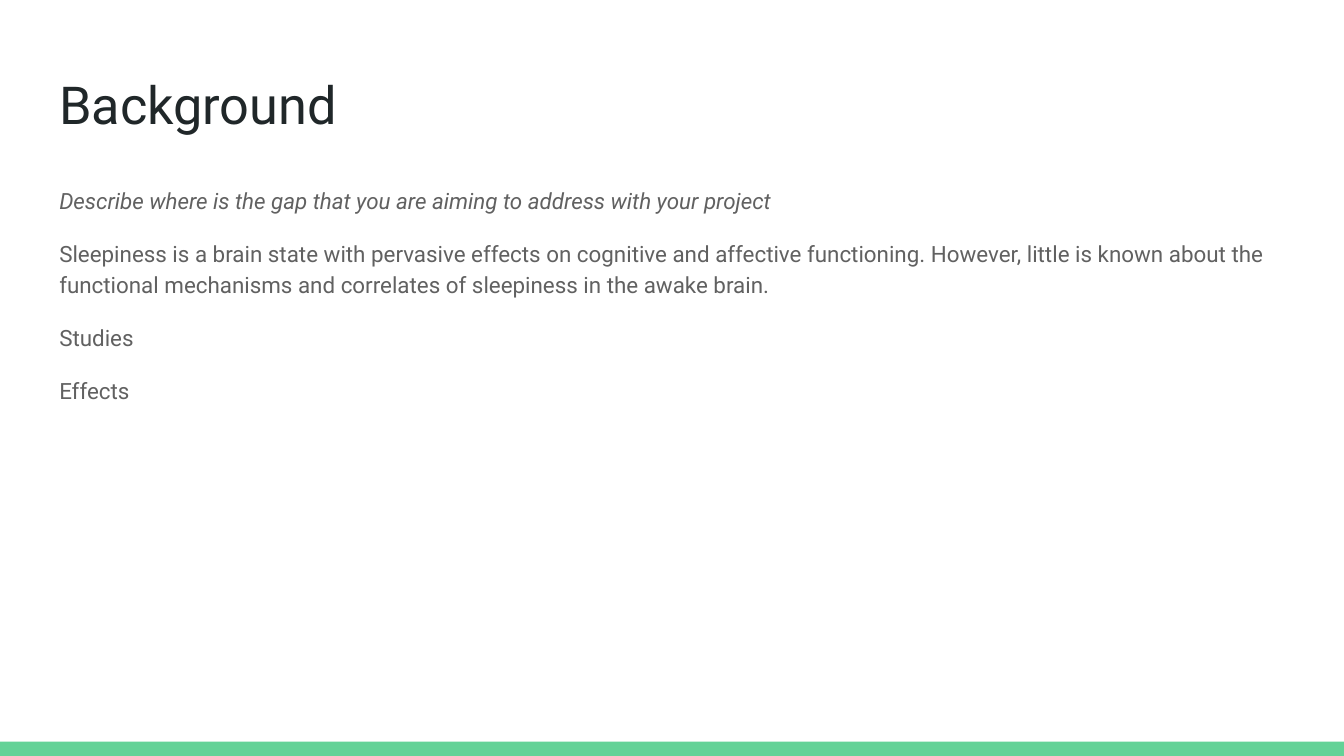
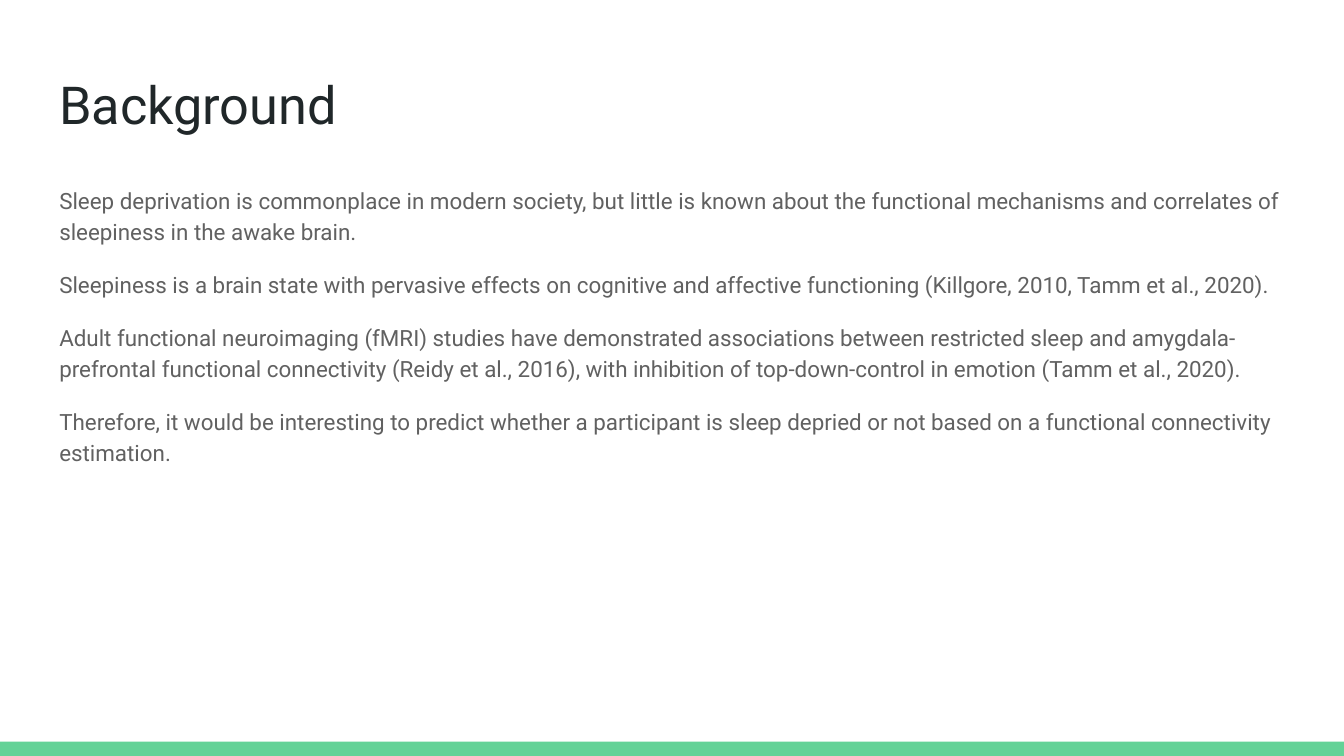
Before and after one commit to brainhack-school2023/perrin_project, a slide deck: slide 2 of docs/Project_pitch_template_Perrin.odp. Drawn at 1344x756 pixels with LibreOffice and Linux fonts; fonts in the diff are those of the drawing. Boxes give left, top, right and bottom in pixels: in the first picture for what was removed or moved away, otherwise in the second. Text is boxed around its words. In the diff, an @@ line names an element or a change of style, - is before the commit and + after.

Commit message:
Update project pitch and resources

```diff
--- a/docs/Project_pitch_template_Perrin.odp
+++ b/docs/Project_pitch_template_Perrin.odp
@@ text at bbox=[59, 192, 1279, 461]: text changed @@
-Describe where is the gap that you are aiming to address with your project
-Sleepiness is a brain state with pervasive effects on cognitive and affective functioning. However, little is known about the functional mechanisms and correlates of sleepiness in the awake brain.
-Studies
-Effects
+Sleep deprivation is commonplace in modern society, but little is known about the functional mechanisms and correlates of sleepiness in the awake brain.
+Sleepiness is a brain state with pervasive effects on cognitive and affective functioning (Killgore, 2010, Tamm et al., 2020).
+Adult functional neuroimaging (fMRI) studies have demonstrated associations between restricted sleep and amygdala-prefrontal functional connectivity (Reidy et al., 2016), with inhibition of top-down-control in emotion (Tamm et al., 2020).
+Therefore, it would be interesting to predict whether a participant is sleep depried or not based on a functional connectivity estimation.
```
Also in this commit, not shown: 1 other slide changed, 2 other files.
